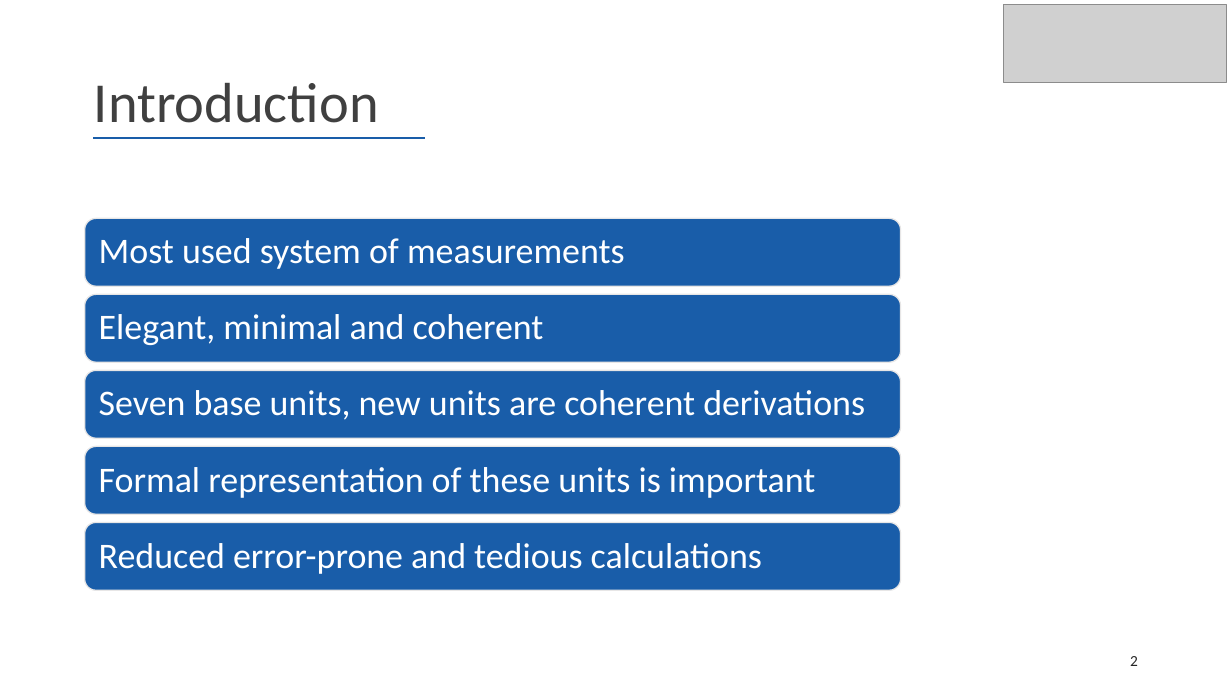
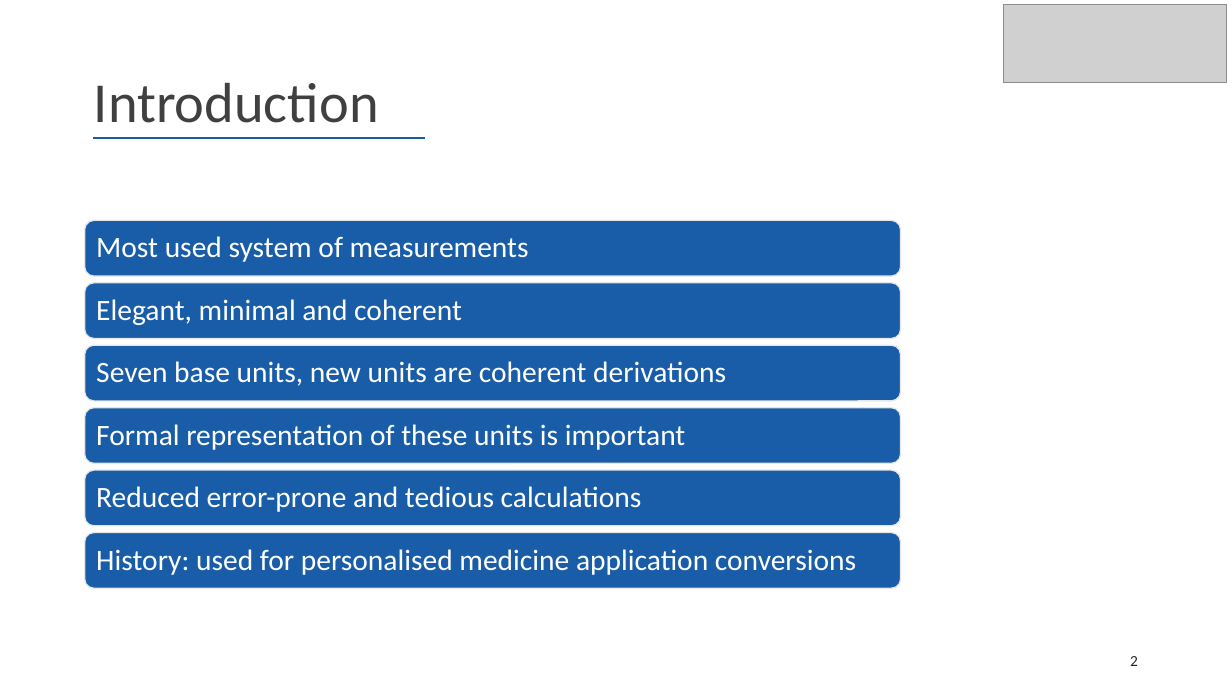
Before and after one commit to leouk/VDM_Toolkit, a slide deck: slide 2 of plugins/vdm2isa/pub/isq-lib/International System of Quantities library in VDM.pptx. Drawn at 1232x693 pixels with LibreOffice and Linux fonts; fonts in the diff are those of the drawing; grey boxes stand for pictures; background and template pictures are left out. Boxes give left, top, right and bottom in pixels: in the first picture for what was removed or moved away, otherwise in the second. Text is boxed around its words. In the diff, an @@ line names an element or a change of style, - is before the commit and + after.

```diff
--- a/plugins/vdm2isa/pub/isq-lib/International System of Quantities library in VDM.pptx
+++ b/plugins/vdm2isa/pub/isq-lib/International System of Quantities library in VDM.pptx
@@ rounded rectangle: place and size @@
-rounded rectangle at (85, 218, 901, 286)
+rounded rectangle at (85, 220, 901, 275)
@@ rounded rectangle: place and size @@
-rounded rectangle at (85, 295, 901, 362)
+rounded rectangle at (85, 283, 901, 338)
@@ text "Elegant, minimal and coherent": place and size @@
-text "Elegant, minimal and coherent" at (99, 314, 544, 345)
+text "Elegant, minimal and coherent" at (96, 299, 462, 325)
@@ rounded rectangle: place and size @@
-rounded rectangle at (85, 371, 901, 438)
+rounded rectangle at (85, 346, 901, 401)
@@ text "Seven base units, new units ...": place and size @@
-text "Seven base units, new units ..." at (99, 390, 865, 420)
+text "Seven base units, new units ..." at (96, 361, 726, 386)
@@ rounded rectangle added at (85, 408, 901, 463), fill #195DA9, outline #E7E6E6 1 pt @@
@@ text "Formal representation of these units ...": place and size @@
-text "Formal representation of these units ..." at (99, 467, 815, 498)
+text "Formal representation of these units ..." at (96, 424, 685, 450)
@@ rounded rectangle: place and size @@
-rounded rectangle at (85, 446, 901, 514)
+rounded rectangle at (85, 470, 901, 526)
@@ size 28 to 23 pt; less space between paragraphs in 5 elements at (96, 236, 529, 262), (96, 299, 462, 325), (96, 361, 726, 386), (96, 424, 685, 450), (96, 486, 642, 512) @@
@@ text "Reduced error-prone and tedious calculations": place and size @@
-text "Reduced error-prone and tedious calculations" at (99, 543, 762, 574)
+text "Reduced error-prone and tedious calculations" at (96, 486, 642, 512)
@@ rounded rectangle: place and size @@
-rounded rectangle at (85, 522, 901, 590)
+rounded rectangle at (85, 532, 901, 588)
@@ text added at (96, 549, 856, 575), 23 pt, text #FFFFFF @@
+History: used for personalised medicine application conversions
```
Also in this commit, not shown: 2 other slides changed.
